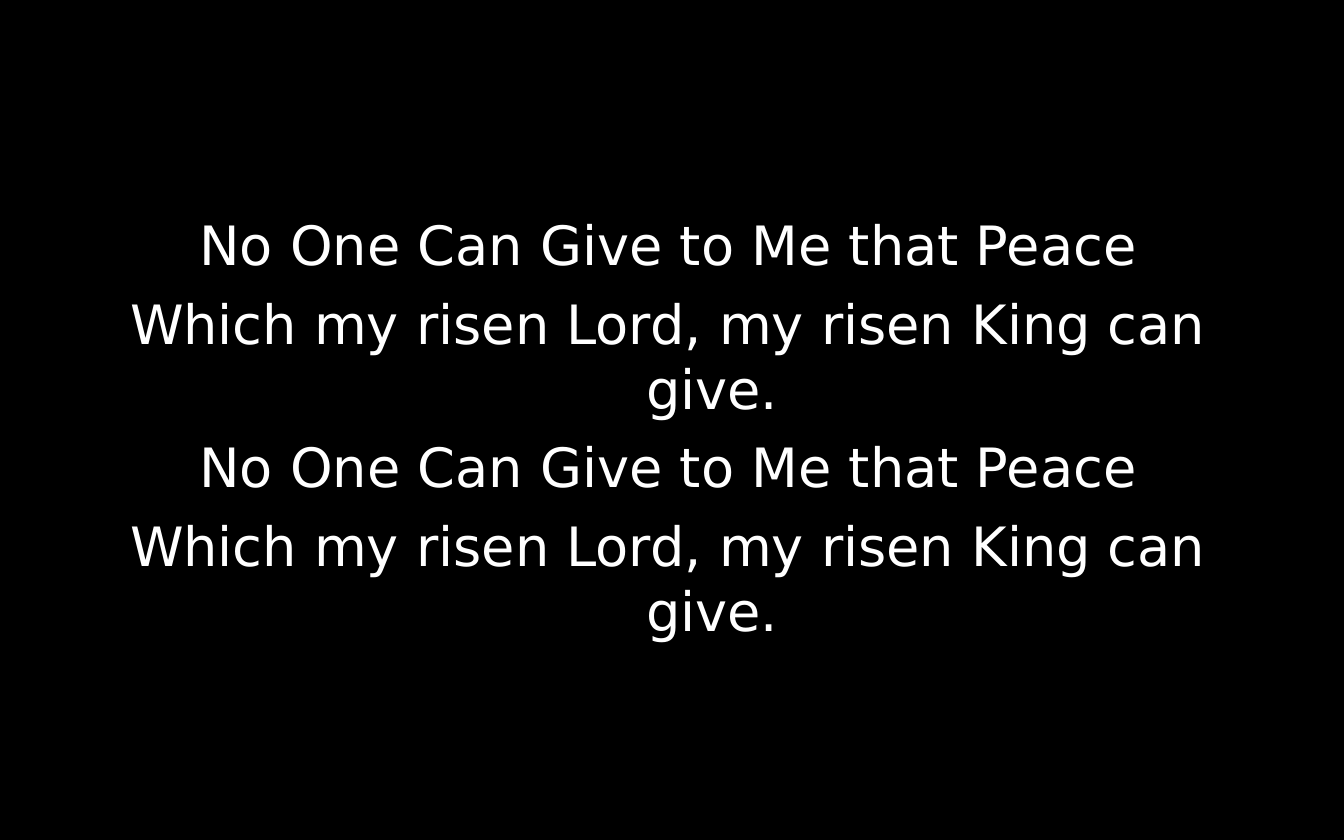
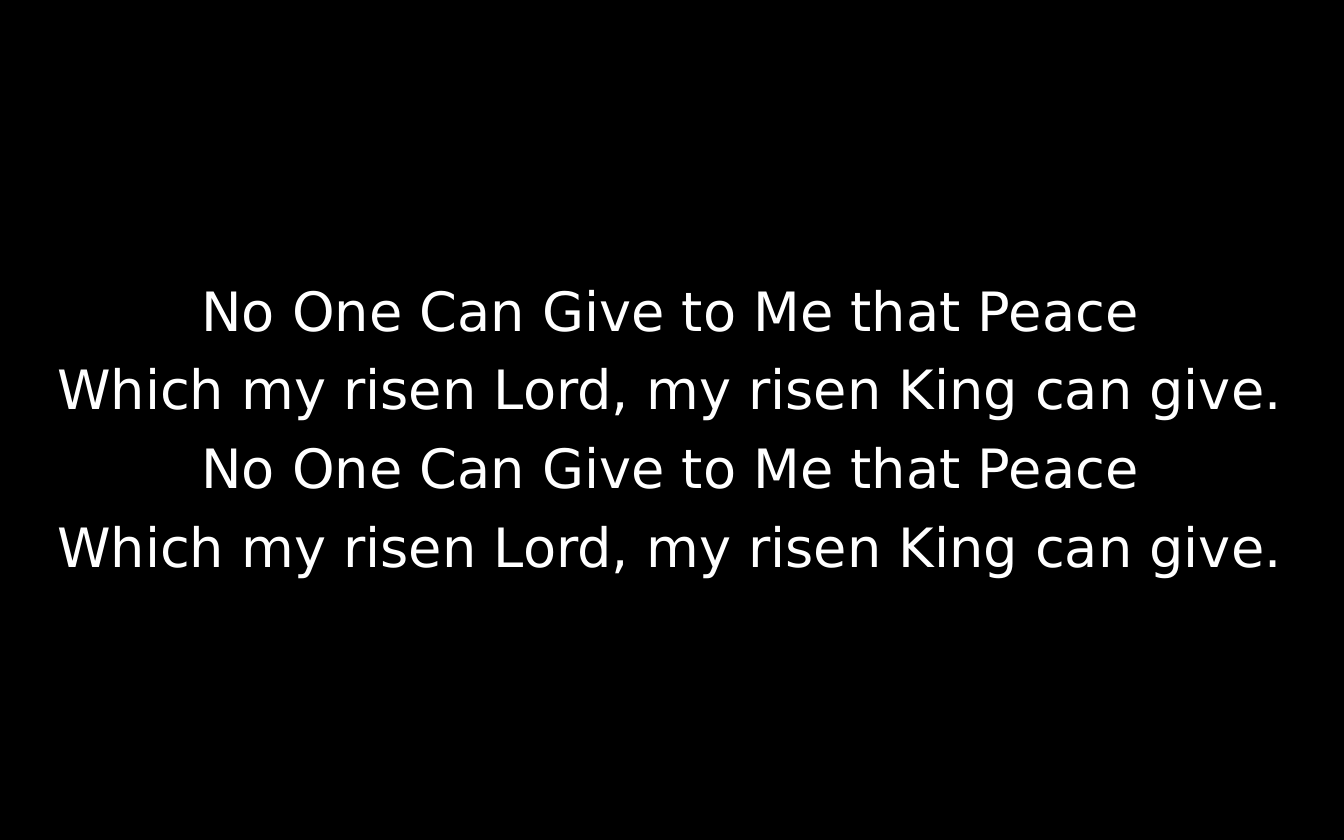
Before and after one commit to irwincoelho/Choir, a slide deck: slide 3 of Individual/PPT/NoOneCanGive.ppt. Drawn at 1344x840 pixels with LibreOffice and Linux fonts; fonts in the diff are those of the drawing. Boxes give left, top, right and bottom in pixels: in the first picture for what was removed or moved away, otherwise in the second. Text is boxed around its words. In the diff, an @@ line names an element or a change of style, - is before the commit and + after.

```diff
--- a/Individual/PPT/NoOneCanGive.ppt
+++ b/Individual/PPT/NoOneCanGive.ppt
@@ text "No One Can Give to ..." rewrapped from box(130, 223, 1205, 642) to box(57, 289, 1282, 578) @@
```
Also in this commit, not shown: 4 other slides changed, 33 other files.
